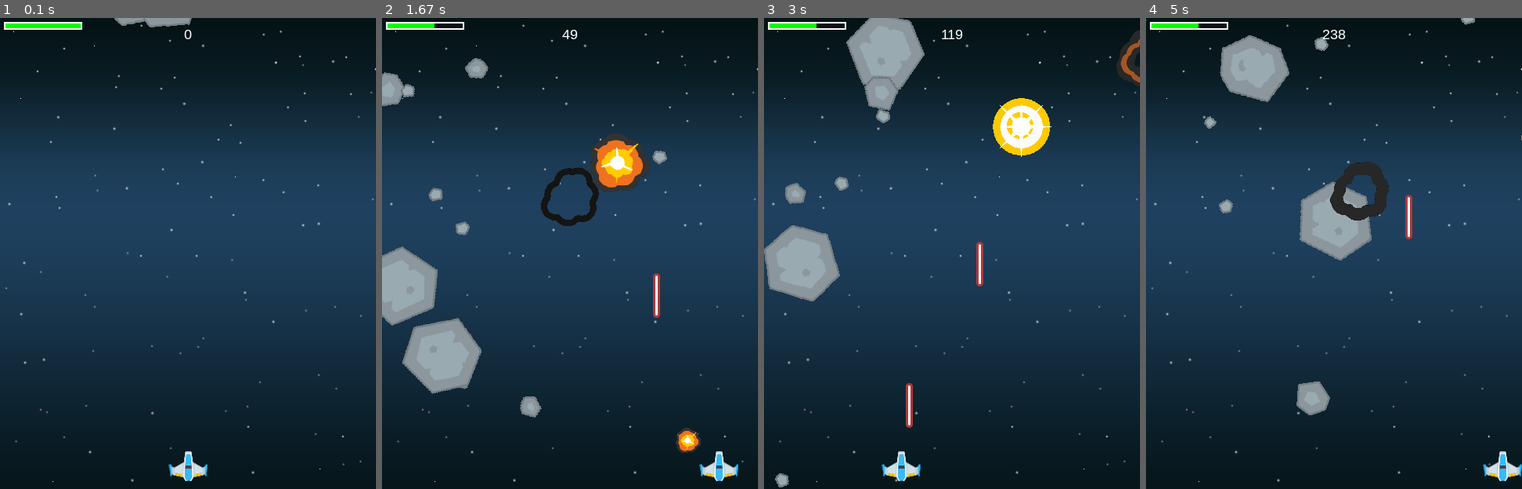
Above: before the commit, frames 1-4 (left to right).
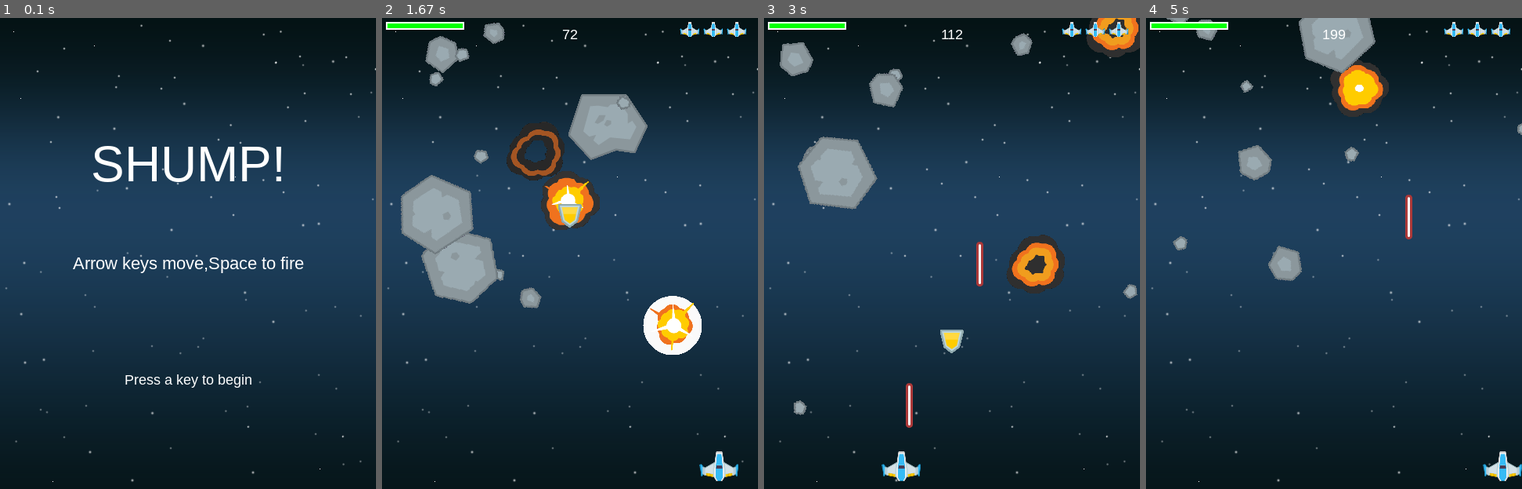
Above: after the commit, the same moments.

Repository: MateaLukiccc/Pygame
Game: pygame game, started from Shump Project/shmup.py
Two runs of this game, one before a commit and one after it. Both use one fixed random seed, a clock stepped at 60 frames per second and the inputs below.
Inputs:
- Up to frame 1 (0.1 s): no input
- Up to frame 2 (1.67 s): tap Space at 0.33, 0.67, 1.07, 1.37, 1.57 s; hold Right 1-1.47 s; hold Right from 1.5 s (still down)
- Up to frame 3 (3 s): tap Space at 1.87, 2.07, 2.37, 2.63, 2.93 s; release Right at 1.97 s; hold Left 2-2.53 s; hold Left 2.57-2.97 s
- Up to frame 4 (5 s): hold Right 3-3.63 s; tap Space at 3.07, 3.37, 3.73, 4.03, 4.23, 4.53, 4.73 s; hold Left 3.67-4.13 s; hold Right 4.17-4.63 s; hold Right from 4.67 s (still down)

The runs differ from the first frame. In frame 1, 3.3% of the frame differs, in the area x 1-81%, y 0-99%; in frame 2, 19%, in the area x 0-97%, y 0-93%; in frame 3, 13%; in frame 4, 10%.

Commit message:
Finished shmup started tile-based

Diff:
--- a/Shump Project/shmup.py
+++ b/Shump Project/shmup.py
@@ -8,6 +8,7 @@
 WIDTH = 480
 HEIGHT = 600
 FPS = 60
+POWERUP_TIME = 5000
 
 #define colors
 WHITE =(255,255,255)
@@ -48,6 +49,15 @@
     all_sprites.add(m)
     mobs.add(m)
 
+
+def draw_lives(surf,x,y,lives,img):
+    for i in range(lives):
+        img_rect = img.get_rect()
+        img_rect.x= x+30*i
+        img_rect.y=y
+        surf.blit(img,img_rect)
+
+
 class Player(pygame.sprite.Sprite):
     def __init__(self):
         pygame.sprite.Sprite.__init__(self)
@@ -62,8 +72,22 @@
         self.shield = 100 #detoriates on hit
         self.shoot_delay = 250 #for auto shoot
         self.last_shot = pygame.time.get_ticks()
-
-    def update(self):
+        self.lives = 3
+        self.hidden = False
+        self.hide_timer = pygame.time.get_ticks()
+        self.power = 1
+        self.power_time = pygame.time.get_ticks()
+
+    def update(self):
+        #timeout for powerups
+        if self.power >= 2 and pygame.time.get_ticks() -self.power_time > POWERUP_TIME:
+            self.power-=1
+            self.power_time = pygame.time.get_ticks()
+        #unhide if hidden
+        if self.hidden and pygame.time.get_ticks() - self.hide_timer > 1000:
+            self.hidden = False
+            self.rect.centerx = WIDTH/2
+            self.rect.bottom= HEIGHT-10
         self.speedx = 0
         keystate = pygame.key.get_pressed()
         if keystate[pygame.K_LEFT]:
@@ -83,11 +107,32 @@
         now = pygame.time.get_ticks()
         if now - self.last_shot > self.shoot_delay:
             self.last_shot = now
-            bullet = Bullet(self.rect.centerx,self.rect.top)
-            all_sprites.add(bullet)
-            bullets.add(bullet)
-            shoot_sound.set_volume(0.1)
-            shoot_sound.play()
+            if self.power ==1:
+                bullet = Bullet(self.rect.centerx,self.rect.top)
+                all_sprites.add(bullet)
+                bullets.add(bullet)
+                shoot_sound.set_volume(0.1)
+                shoot_sound.play()
+            if self.power >= 2:
+                bullet1 = Bullet(self.rect.left,self.rect.centery)
+                bullet2 = Bullet(self.rect.right,self.rect.centery)
+                all_sprites.add(bullet1)
+                all_sprites.add(bullet2)
+                bullets.add(bullet1)
+                bullets.add(bullet2)
+                shoot_sound.set_volume(0.1)
+                shoot_sound.play()
+
+
+    def hide(self):
+        #temp hide player
+        self.hidden=True
+        self.hide_timer=pygame.time.get_ticks()
+        self.rect.center = (WIDTH/2,HEIGHT+200)
+
+    def powerup(self):
+        self.power+=1
+        self.power_time = pygame.time.get_ticks()
 
 
 class Mob(pygame.sprite.Sprite):
@@ -146,6 +191,22 @@
         if self.rect.bottom < 0:
             self.kill()  #deletes the sprite
 
+class Pow(pygame.sprite.Sprite):
+    def __init__(self, center):
+        pygame.sprite.Sprite.__init__(self)
+        self.type = random.choice(['shield','gun'])
+        self.image = powerup_images[self.type]
+        self.image.set_colorkey(BLACK)
+        self.rect = self.image.get_rect()
+        self.rect.center = center
+        self.speedy = 2
+
+    def update(self):
+        self.rect.y += self.speedy
+        #kill if it moves off the top of the screen
+        if self.rect.top > HEIGHT:
+            self.kill()  #deletes the sprite
+
 class Explosion(pygame.sprite.Sprite):
     def __init__(self,center,size):
         pygame.sprite.Sprite.__init__(self)
@@ -155,7 +216,7 @@
         self.rect.center = center
         self.frame = 0
         self.last_update = pygame.time.get_ticks()
-        self.frame_rate = 50
+        self.frame_rate = 75
 
     def update(self):
         now = pygame.time.get_ticks()
@@ -170,10 +231,27 @@
                 self.rect = self.image.get_rect()
                 self.rect.center = center
 
+def show_go_screen():
+    screen.blit(background,background_rect)
+    draw_text(screen,"SHUMP!",64,WIDTH/2,HEIGHT/4)
+    draw_text(screen,"Arrow keys move,Space to fire",22,WIDTH/2,HEIGHT/2)
+    draw_text(screen,"Press a key to begin",18,WIDTH/2,HEIGHT*3/4)
+    pygame.display.flip()
+    waiting= True
+    while waiting:
+        clock.tick(FPS)
+        for event in pygame.event.get():
+            if event.type ==pygame.QUIT:
+                pygame.quit()
+            if event.type == pygame.KEYUP:
+                waiting=False
+
 #Load all game graphics
 background = pygame.image.load(path.join(img_dir,"space.png")).convert()
 background_rect = background.get_rect()
 player_img = pygame.image.load(path.join(img_dir,"playerShip.png"))
+player_mini_img = pygame.transform.scale(player_img,(25,19))
+player_mini_img.set_colorkey(BLACK)
 bullet_img = pygame.image.load(path.join(img_dir,"laserRed15.png"))
 meteor_images=[]
 meteor_list =['meteor1.png','meteor2.png','meteor3.png','meteor4.png','meteor5.png','meteor6.png','meteor7.png','meteor8.png','meteor9.png']
@@ -184,6 +262,7 @@
 explosion_anim = {}
 explosion_anim['lg']=[]  #lg-large
 explosion_anim['sm']=[]
+explosion_anim['player']=[]
 for i in range(9):
     filename='regularExplosion0{}.png'.format(i)
     img = pygame.image.load(path.join(img_dir,filename)).convert()
@@ -192,6 +271,14 @@
     explosion_anim['lg'].append(img_lg)
     img_sm = pygame.transform.scale(img,(32,32))
     explosion_anim['sm'].append(img_sm)
+    filename='sonicExplosion0{}.png'.format(i)
+    img=pygame.image.load(path.join(img_dir,filename)).convert()
+    img.set_colorkey(BLACK)
+    explosion_anim['player'].append(img)
+
+powerup_images={}
+powerup_images['shield']=pygame.image.load(path.join(img_dir,'shield_gold.png')).convert()
+powerup_images['gun']=pygame.image.load(path.join(img_dir,'bolt_gold.png')).convert()
 
 
 #Load all game sounds
@@ -200,24 +287,30 @@
 
 for snd in ['explosion1.wav', 'explosion2.wav']:
     explosion_sounds.append(pygame.mixer.Sound(path.join(snd_dir, snd)))
+
+player_die_sound = pygame.mixer.Sound(path.join(snd_dir,'rumble1.wav'))
 pygame.mixer.music.load(path.join(snd_dir,'tgf.wav'))
 pygame.mixer.music.set_volume(0.1)
 
-
-all_sprites = pygame.sprite.Group()
-mobs = pygame.sprite.Group()
-bullets = pygame.sprite.Group()
-player = Player()
-all_sprites.add(player)
-
-for i in range(15):
-    newmob()
-
-score = 0
 pygame.mixer.music.play(loops=-1)
 #Game loop
+game_over=True
 running = True
 while running:
+    if game_over:
+        show_go_screen()
+        game_over=False
+        all_sprites = pygame.sprite.Group()
+        mobs = pygame.sprite.Group()
+        bullets = pygame.sprite.Group()
+        powerups = pygame.sprite.Group()
+        player = Player()
+        all_sprites.add(player)
+
+        for i in range(15):
+            newmob()
+
+        score = 0
     #keep loop running at the right speed
     clock.tick(FPS)
     #Process input(events)
@@ -238,6 +331,10 @@
         score+= 50 -hit.radius
         expl = Explosion(hit.rect.center,'lg')
         all_sprites.add(expl)
+        if random.random() > 0.95:
+            pow = Pow(hit.rect.center)
+            all_sprites.add(pow)
+            powerups.add(pow)
         newmob()
 
     #check to see if a mob hit the player
@@ -248,7 +345,25 @@
         all_sprites.add(expl)
         newmob()
         if player.shield <= 0:
-            running=False
+            death_explosion = Explosion(player.rect.center,'player')
+            player_die_sound.play()
+            all_sprites.add(death_explosion)
+            player.hide()
+            player.lives-=1
+            player.shield=100
+    #check if player hit powerup
+    hits=pygame.sprite.spritecollide(player,powerups,True)
+    for hit in hits:
+      if hit.type == 'shield':
+          player.shield += random.randrange(5,25)
+          if player.shield >=100:
+              player.shield=100
+      if hit.type=='gun':
+          player.powerup()
+
+
+    if player.lives == 0 and not death_explosion.alive():
+        game_over=True
 
     #Render/Draw
     screen.fill(BLACK)
@@ -256,6 +371,7 @@
     all_sprites.draw(screen)
     draw_text(screen, str(score),18,WIDTH/2,10)
     draw_shield_bar(screen,5,5,player.shield)
+    draw_lives(screen,WIDTH-100,5,player.lives,player_mini_img)
     #after drawing everything
     pygame.display.flip()
 
--- /dev/null
+++ b/Tile-based/main.py
@@ -0,0 +1,86 @@
+#Tile-based game
+
+import pygame as pg
+import sys
+from settings import *
+from sprites import *
+
+class Game:
+    def __init__(self):
+        pg.init()
+        self.screen = pg.display.set_mode((WIDTH, HEIGHT))
+        pg.display.set_caption(TITLE)
+        self.clock = pg.time.Clock()
+        pg.key.set_repeat(500, 100)
+        self.load_data()
+
+    def load_data(self):
+        pass
+
+    def new(self):
+        # initialize all variables and do all the setup for a new game
+        self.all_sprites = pg.sprite.Group()
+        self.walls = pg.sprite.Group()
+        self.player = Player(self, 10, 10) #10 10 are grid coordinates
+        for x in range(10, 20):
+            Wall(self, x, 5)
+
+    def run(self):
+        # game loop - set self.playing = False to end the game
+        self.playing = True
+        while self.playing:
+            self.dt = self.clock.tick(FPS) / 1000
+            self.events()
+            self.update()
+            self.draw()
+
+    def quit(self):
+        pg.quit()
+        sys.exit()
+
+    def update(self):
+        # update portion of the game loop
+        self.all_sprites.update()
+
+    def draw_grid(self):
+        for x in range(0, WIDTH, TILESIZE):  #counts all squares
+            pg.draw.line(self.screen, LIGHTGREY, (x, 0), (x, HEIGHT)) #draws borders for squares
+        for y in range(0, HEIGHT, TILESIZE):
+            pg.draw.line(self.screen, LIGHTGREY, (0, y), (WIDTH, y))
+
+    def draw(self):
+        self.screen.fill(BGCOLOR)
+        self.draw_grid()
+        self.all_sprites.draw(self.screen)
+        pg.display.flip()
+
+    def events(self):
+        # catch all events here
+        for event in pg.event.get():
+            if event.type == pg.QUIT:
+                self.quit()
+            if event.type == pg.KEYDOWN:
+                if event.key == pg.K_ESCAPE:
+                    self.quit()
+                if event.key == pg.K_LEFT:
+                    self.player.move(dx=-1)
+                if event.key == pg.K_RIGHT:
+                    self.player.move(dx=1)
+                if event.key == pg.K_UP:
+                    self.player.move(dy=-1)
+                if event.key == pg.K_DOWN:
+                    self.player.move(dy=1)
+
+    def show_start_screen(self):
+        pass
+
+    def show_go_screen(self):
+        pass
+
+# create the game object
+g = Game()
+g.show_start_screen()
+while True:
+    g.new()
+    g.run()
+    g.show_go_screen()
--- /dev/null
+++ b/Tile-based/settings.py
@@ -0,0 +1,19 @@
+# define some colors (R, G, B)
+WHITE = (255, 255, 255)
+BLACK = (0, 0, 0)
+DARKGREY = (40, 40, 40)
+LIGHTGREY = (100, 100, 100)
+GREEN = (0, 255, 0)
+RED = (255, 0, 0)
+YELLOW = (255, 255, 0)
+
+# game settings
+WIDTH = 1024   # 16 * 64 or 32 * 32 or 64 * 16
+HEIGHT = 768  # 16 * 48 or 32 * 24 or 64 * 12
+FPS = 60
+TITLE = "Tilemap Demo"
+BGCOLOR = DARKGREY
+
+TILESIZE = 32
+GRIDWIDTH = WIDTH / TILESIZE #32 squares
+GRIDHEIGHT = HEIGHT / TILESIZE #24 squares
--- /dev/null
+++ b/Tile-based/sprites.py
@@ -0,0 +1,34 @@
+import pygame as pg
+from settings import *
+
+class Player(pg.sprite.Sprite):
+    def __init__(self, game, x, y):
+        self.groups = game.all_sprites
+        pg.sprite.Sprite.__init__(self, self.groups)
+        self.game = game
+        self.image = pg.Surface((TILESIZE, TILESIZE))
+        self.image.fill(YELLOW)
+        self.rect = self.image.get_rect()
+        self.x = x
+        self.y = y
+
+    def move(self, dx=0, dy=0):
+        self.x += dx
+        self.y += dy
+
+    def update(self):
+        self.rect.x = self.x * TILESIZE
+        self.rect.y = self.y * TILESIZE
+
+class Wall(pg.sprite.Sprite):
+    def __init__(self, game, x, y):
+        self.groups = game.all_sprites, game.walls
+        pg.sprite.Sprite.__init__(self, self.groups)
+        self.game = game
+        self.image = pg.Surface((TILESIZE, TILESIZE))
+        self.image.fill(GREEN)
+        self.rect = self.image.get_rect()
+        self.x = x
+        self.y = y
+        self.rect.x = x * TILESIZE
+        self.rect.y = y * TILESIZE
Binary file added: Shump Project/img/bolt_gold.png
Binary file added: Shump Project/img/shield_gold.png
Binary file added: Shump Project/img/sonicExplosion00.png
Binary file added: Shump Project/img/sonicExplosion01.png
Binary file added: Shump Project/img/sonicExplosion02.png
Binary file added: Shump Project/img/sonicExplosion03.png
Binary file added: Shump Project/img/sonicExplosion04.png
Binary file added: Shump Project/img/sonicExplosion05.png
Binary file added: Shump Project/img/sonicExplosion06.png
Binary file added: Shump Project/img/sonicExplosion07.png
Binary file added: Shump Project/img/sonicExplosion08.png
Not shown, added: Shump Project/snd/rumble1.wav
